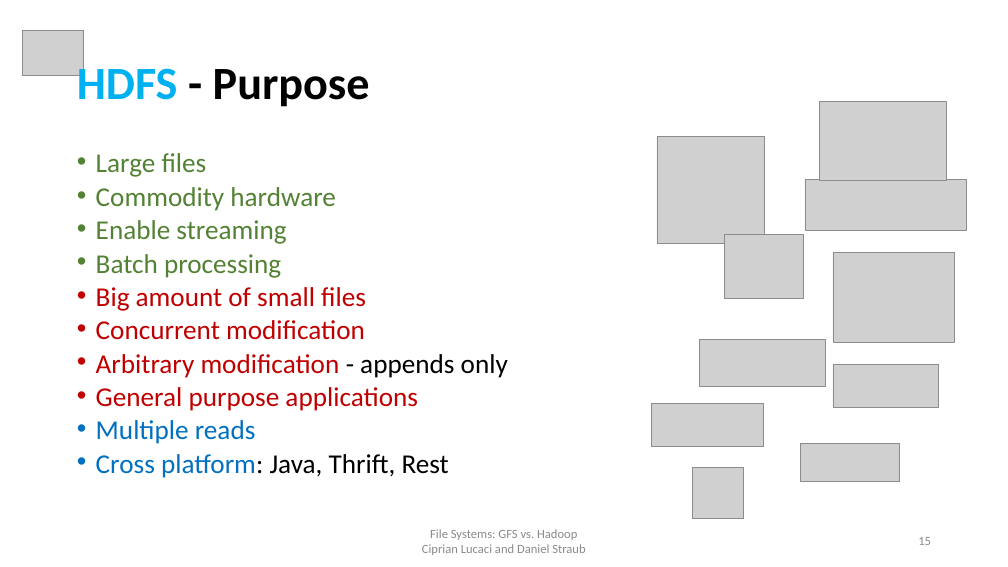
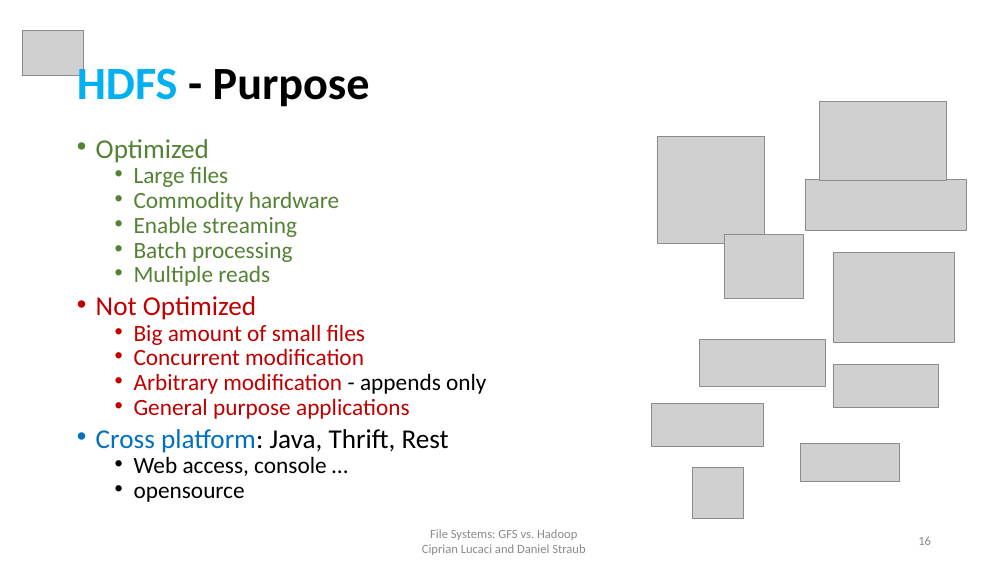
Before and after one commit to cipri7329/ss15-seminar, a slide deck: slide 16 of Presentation/DistributedFileSystems_Cipri.pptx (slide 15 before the commit). Drawn at 1008x567 pixels with LibreOffice and Linux fonts; fonts in the diff are those of the drawing; grey boxes stand for pictures; background and template pictures are left out. Boxes give left, top, right and bottom in pixels: in the first picture for what was removed or moved away, otherwise in the second. Text is boxed around its words. In the diff, an @@ line names an element or a change of style, - is before the commit and + after.

```diff
--- a/Presentation/DistributedFileSystems_Cipri.pptx
+++ b/Presentation/DistributedFileSystems_Cipri.pptx
@@ text "Optimized" moved from (x1=96, y1=153, x2=508, y2=478) to (x1=96, y1=139, x2=486, y2=502) @@
@@ text at (x1=96, y1=139, x2=209, y2=163): paragraph added @@
+• Optimized
@@ text at (x1=134, y1=167, x2=486, y2=419): size 25.9 to 22.2 pt in "Large files", "Commodity hardware", "Enable streaming", "Batch processing" and 4 more places; list level 1 to 2 in "Large files"; list level 1 to 2 in "Commodity hardware"; list level 1 to 2 in "Enable streaming"; list level 1 to 2 in "Batch processing"; list level 1 to 2 in "Big amount of small files"; list level 1 to 2 in "Concurrent modification"; list level 1 to 2 in "Arbitrary modification - appends only"; list level 1 to 2 in "General purpose applications" @@
@@ text at (x1=96, y1=266, x2=270, y2=320): paragraphs added @@
+  • Multiple reads
+• Not Optimized
@@ text at (x1=96, y1=420, x2=256, y2=444): paragraph removed @@
-• Multiple reads
@@ text at (x1=134, y1=456, x2=327, y2=502): paragraphs added @@
+  • Web access, console …
+  • opensource
```
Also in this commit, not shown: 5 other slides changed, 15 slides added, 3 other files.
